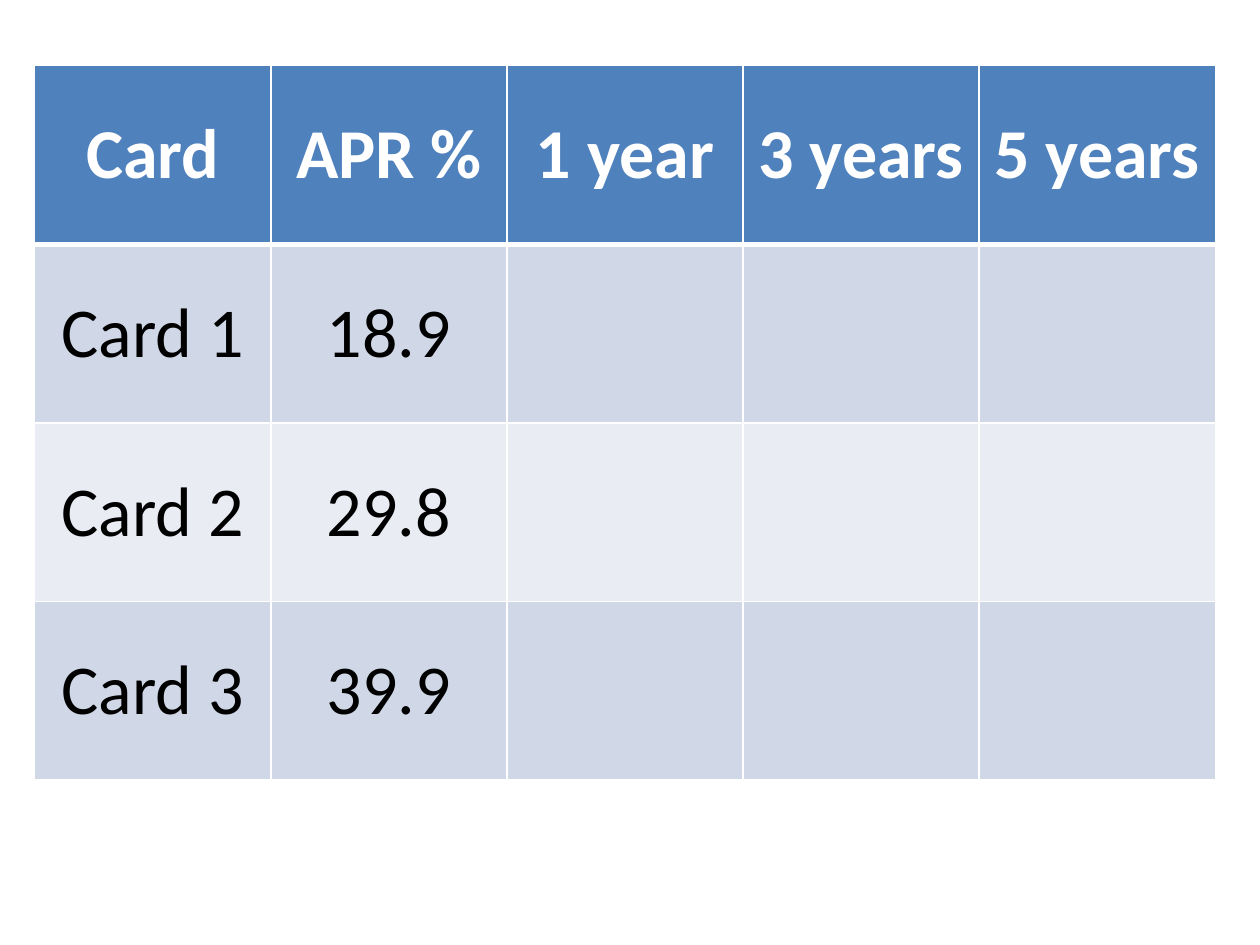
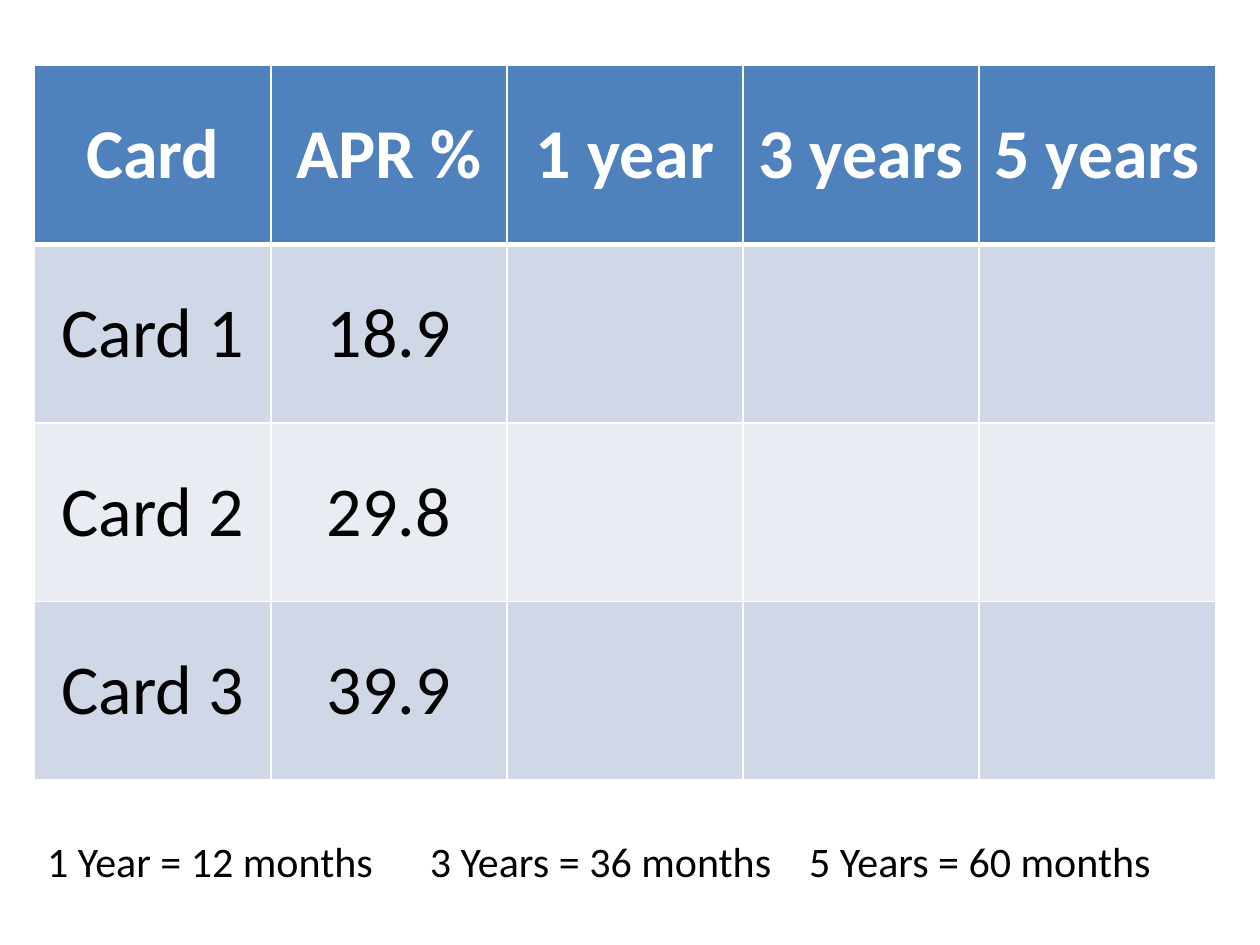
Before and after one commit to paulcockram7/paulcockram7.github.io, a slide deck: slide 10 of 15finance/02 Credit Cards.pptx (slide 7 before the commit). Drawn at 1260x945 pixels with LibreOffice and Linux fonts; fonts in the diff are those of the drawing. Boxes give left, top, right and bottom in pixels: in the first picture for what was removed or moved away, otherwise in the second. Text is boxed around its words. In the diff, an @@ line names an element or a change of style, - is before the commit and + after.

```diff
--- a/15finance/02 Credit Cards.pptx
+++ b/15finance/02 Credit Cards.pptx
@@ text added at bbox=[47, 847, 1151, 878], 24 pt, text #000000 @@
+1 Year = 12 months 3 Years = 36 months 5 Years = 60 months
```
Also in this commit, not shown: 1 other slide changed, 7 slides added, 1 slide removed, 9 other files.
